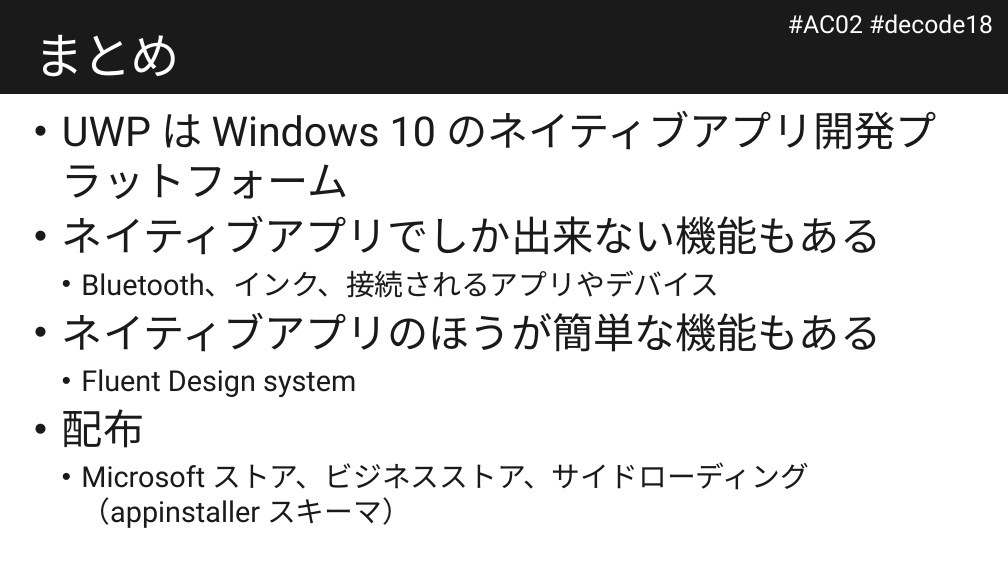
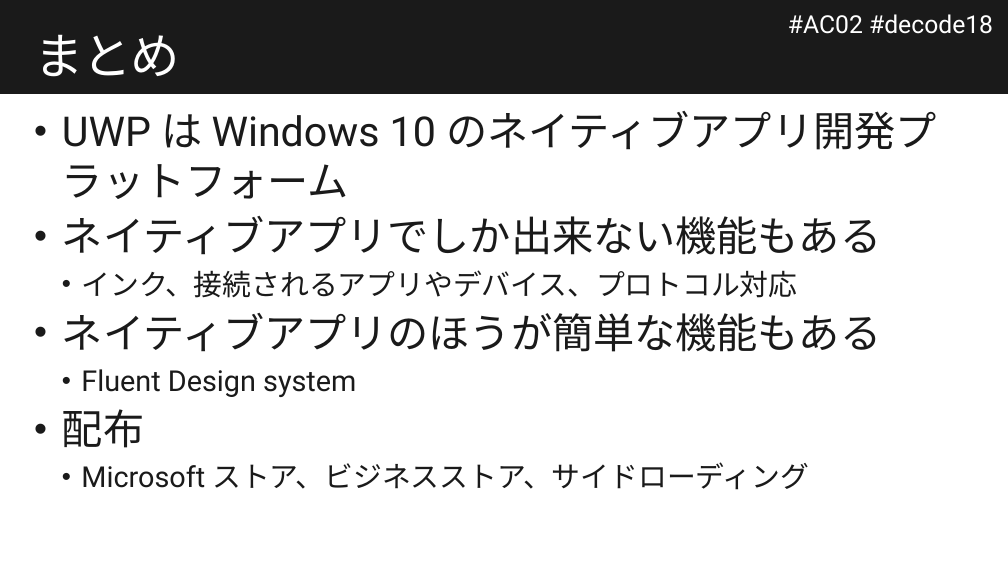
Before and after one commit to runceel/decode2018, a slide deck: slide 33 of docs/AC02.pptx (slide 10 before the commit). Drawn at 1008x567 pixels with LibreOffice and Linux fonts; fonts in the diff are those of the drawing; background and template pictures are left out. Boxes give left, top, right and bottom in pixels: in the first picture for what was removed or moved away, otherwise in the second. Text is boxed around its words. In the diff, an @@ line names an element or a change of style, - is before the commit and + after.

Commit message:
update slide

```diff
--- a/docs/AC02.pptx
+++ b/docs/AC02.pptx
@@ text at bbox=[81, 270, 797, 298]: text changed @@
-  • Bluetooth、インク、接続されるアプリやデバイス
+  • インク、接続されるアプリやデバイス、プロトコル対応
@@ text at bbox=[81, 462, 809, 490]: text changed @@
-  • Microsoft ストア、ビジネスストア、サイドローディング（appinstaller スキーマ）
+  • Microsoft ストア、ビジネスストア、サイドローディング
```
Also in this commit, not shown: 2 other slides changed, 25 slides added, 2 slides removed.
